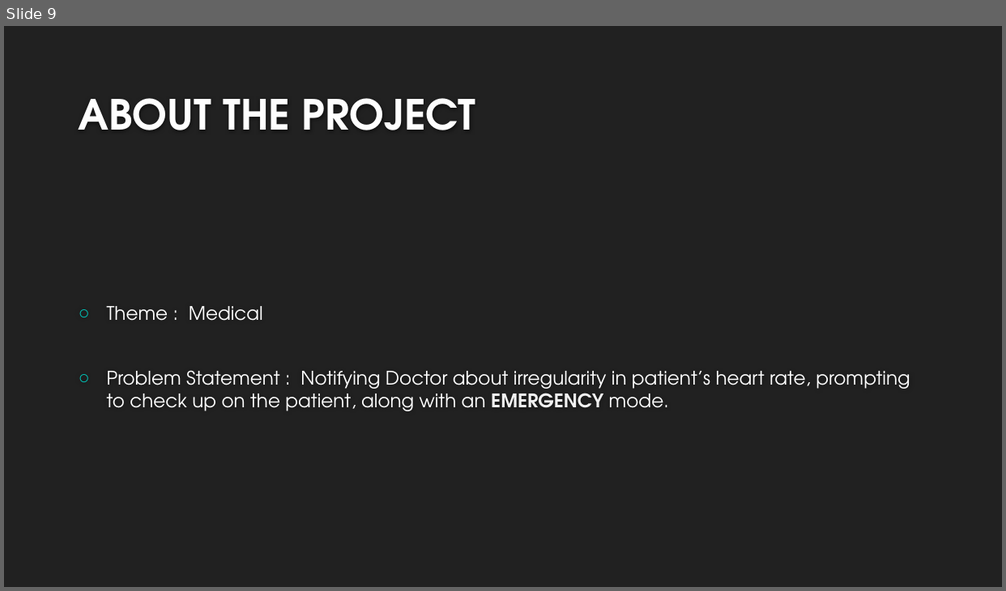
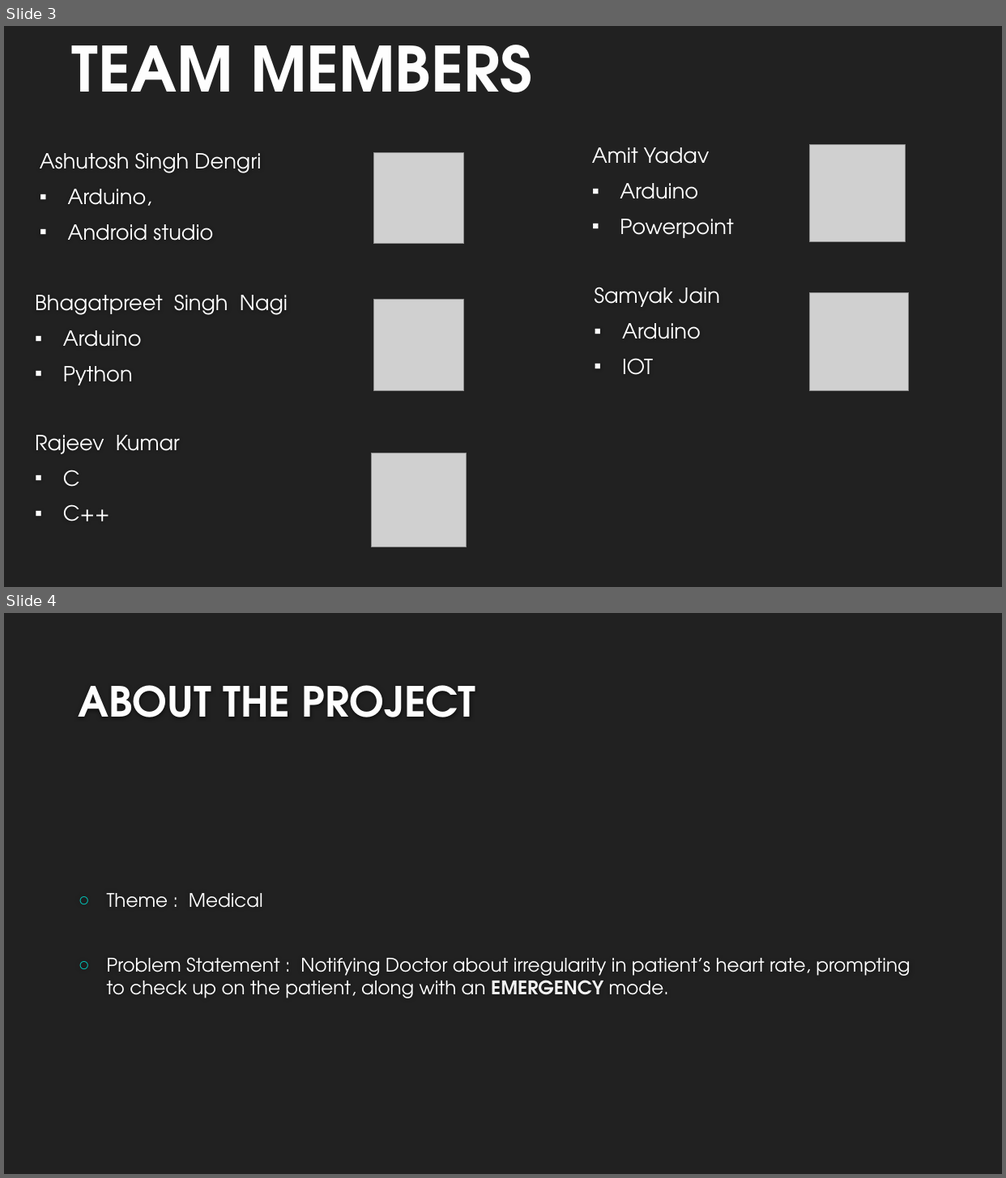
Before and after one commit to amitgit0304/CodeCrafters1, a slide deck: Presentation/Presentation.pptx. Shown one above the other, each under a label of ours: slide 9 before the commit, slides 3 and 4 after it. The pictures are 1006x591 and 1006x1178 pixels, drawn with LibreOffice and Linux fonts; fonts in the diff are those of the drawing; grey boxes stand for pictures; background and template pictures are left out. Boxes give left, top, right and bottom in pixels: in the first picture for what was removed or moved away, otherwise in the second. Text is boxed around its words. In the diff, an @@ line names an element or a change of style, - is before the commit and + after.

```diff
--- a/Presentation/Presentation.pptx
+++ b/Presentation/Presentation.pptx
@@ slide 3 added at <box>4,26,1002,587</box>, background #212121 @@
@@ text added at <box>72,45,532,92</box>, 60 pt, text #FEFEFE, bold @@
+TEAM MEMBERS
@@ picture added at <box>809,145,906,242</box> @@
@@ text added at <box>40,152,261,241</box>, 20 pt, text #FFFFFF @@
+Ashutosh Singh Dengri
+▪ Arduino,
+▪ Android studio
@@ picture added at <box>374,153,464,244</box> @@
@@ text added at <box>592,148,733,238</box>, 20 pt, text #FFFFFF @@
+Amit Yadav
+▪ Arduino
+▪ Powerpoint
@@ text added at <box>594,287,720,339</box>, 20 pt, text #FFFFFF @@
+Samyak Jain
+▪ Arduino
+▪ IOT
@@ picture added at <box>809,292,908,391</box> @@
@@ text added at <box>35,294,288,347</box>, 20 pt, text #FFFFFF @@
+Bhagatpreet Singh Nagi
+▪ Arduino
+▪ Python
@@ picture added at <box>374,299,464,390</box> @@
@@ text added at <box>35,435,180,522</box>, 20 pt, text #FFFFFF @@
+Rajeev Kumar
+▪ C
+▪ C++
@@ picture added at <box>372,454,466,548</box> @@
@@ what was slide 9 is now slide 4 @@
```
Also in this commit, not shown: 3 slides changed, 4 other slides added, 10 slides removed.
